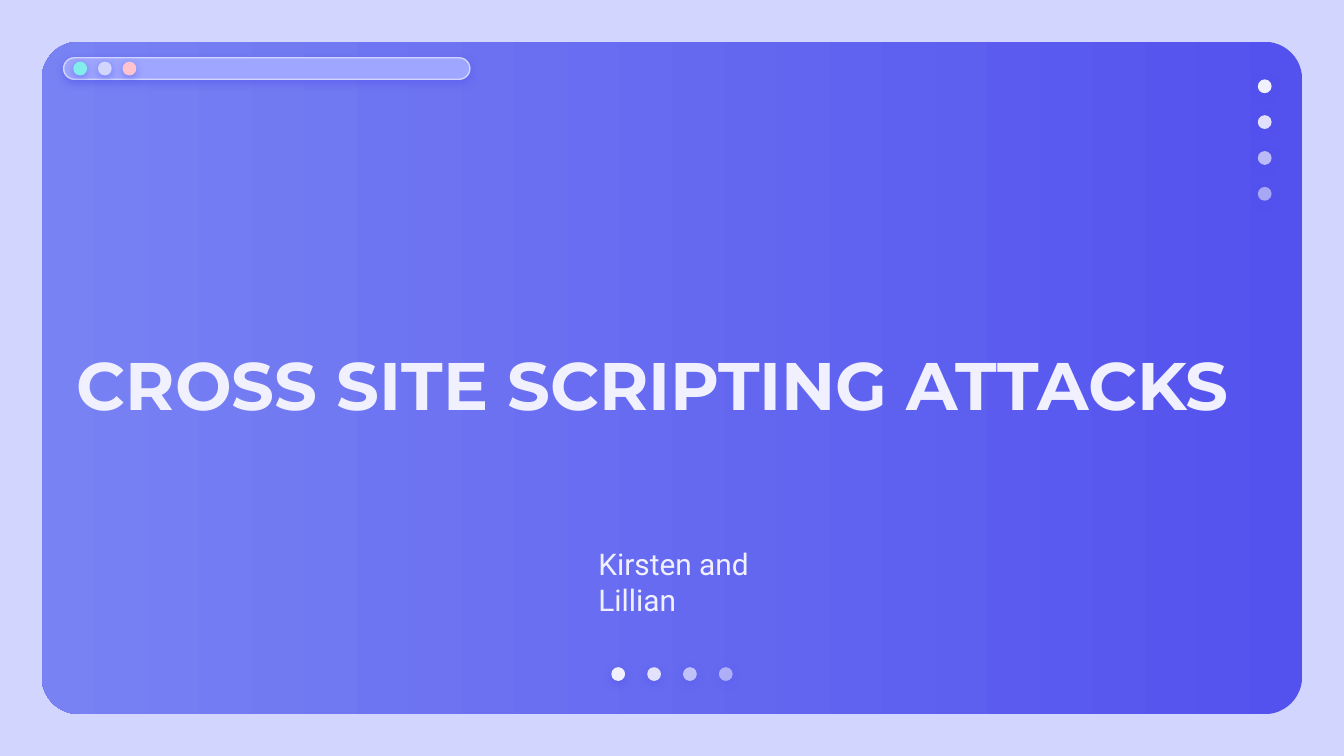
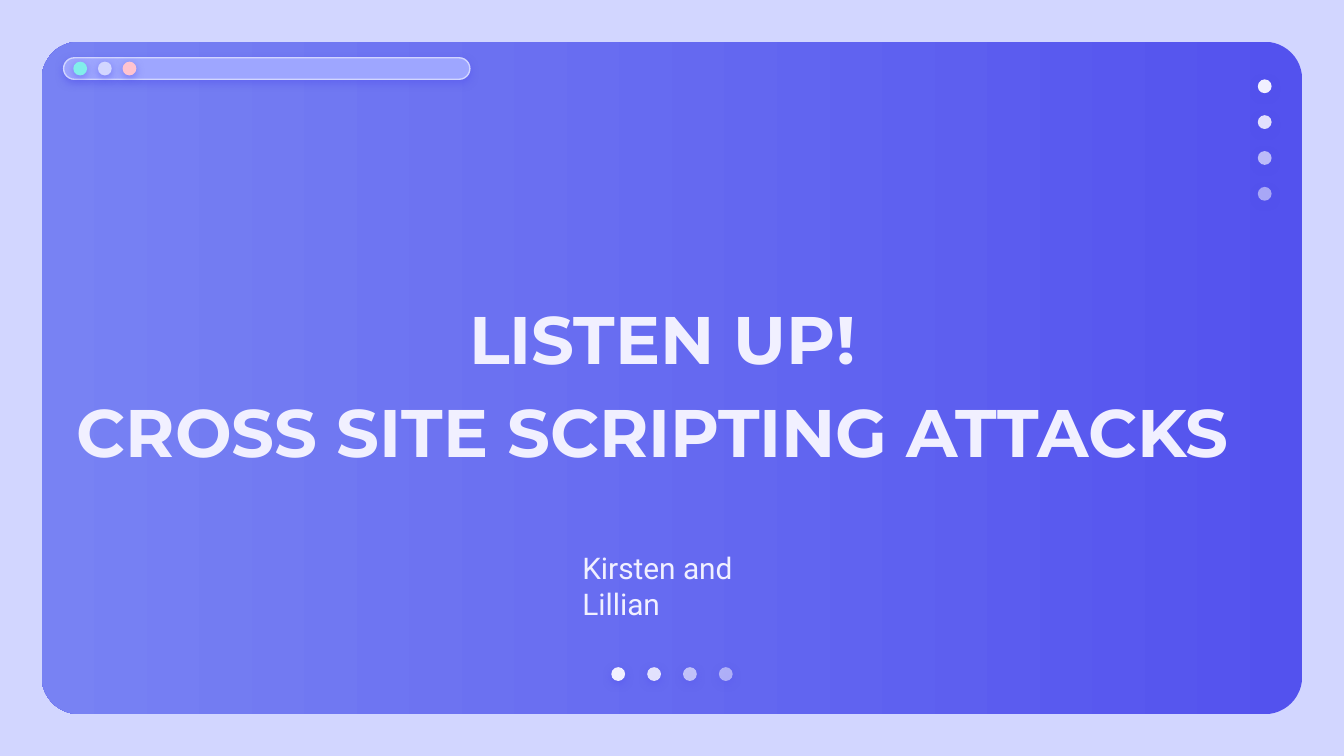
Before and after one commit to kszeto20/CyberFinalProject, a slide deck: slide 1 of Presentation/CyberXSSPresentation.pptx. Drawn at 1344x756 pixels with LibreOffice and Linux fonts; fonts in the diff are those of the drawing. Boxes give left, top, right and bottom in pixels: in the first picture for what was removed or moved away, otherwise in the second. Text is boxed around its words. In the diff, an @@ line names an element or a change of style, - is before the commit and + after.

Commit message:
lillian fully done

```diff
--- a/Presentation/CyberXSSPresentation.pptx
+++ b/Presentation/CyberXSSPresentation.pptx
@@ title at (469, 316, 856, 365): paragraph added @@
+LISTEN UP!
@@ subtitle "Kirsten and Lillian": place and size @@
-subtitle "Kirsten and Lillian" at (598, 552, 748, 611)
+subtitle "Kirsten and Lillian" at (582, 556, 732, 615)
```
Also in this commit, not shown: 5 other slides changed, 3 slides added, 6 slides removed, 1 other file.
